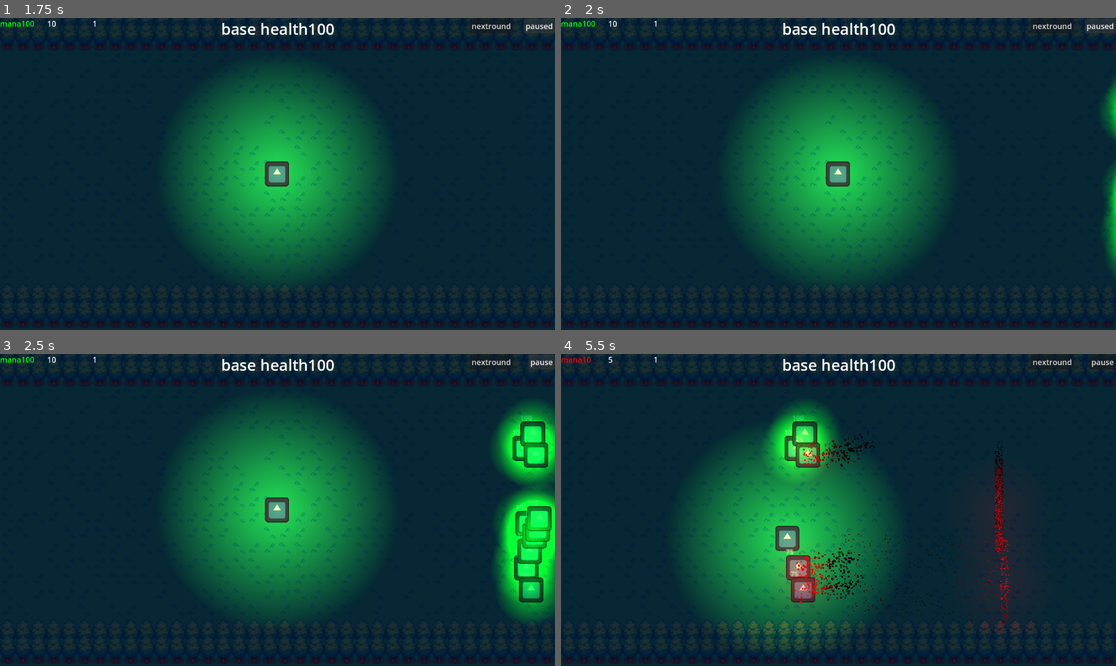
Above: before the commit, frames 1-4 (two rows, left to right).
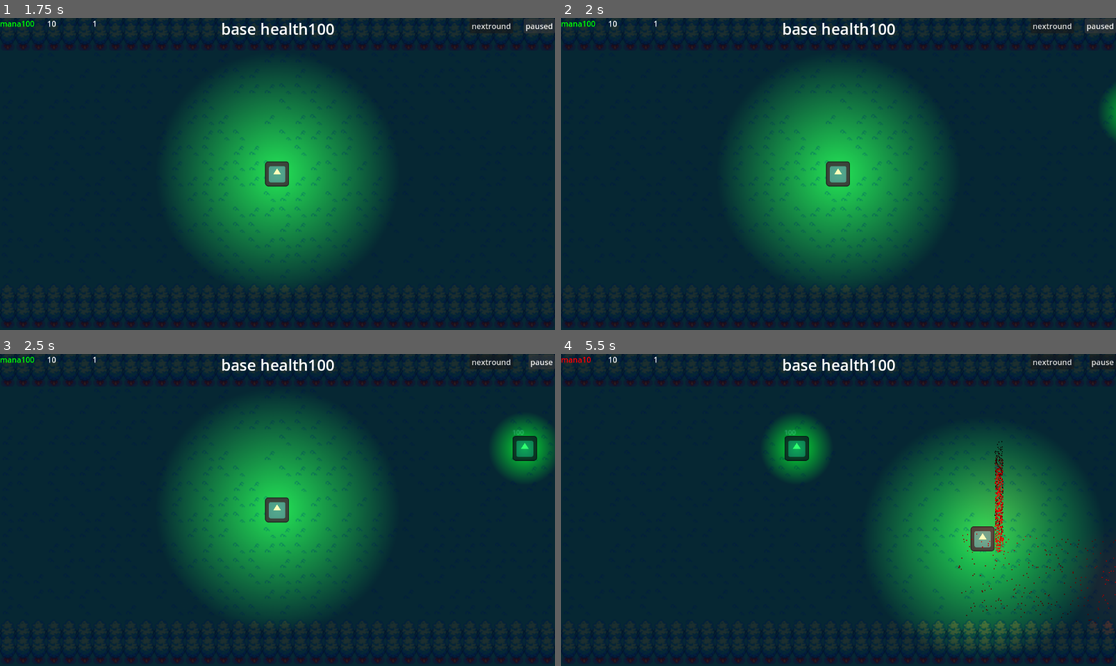
Above: after the commit, the same moments.

Repository: axel-bromee/pirp
Game: Godot game, scene res://scens/map.tscn
Two runs of this game, one before a commit and one after it. Both use one fixed random seed, a clock stepped at 60 frames per second and the inputs below. The engine's default icon, where the game draws it, is replaced by a stand-in: a white triangle on a blue panel in a dark square.
Inputs (mouse positions are in pixels of both pictures, inside the frame that each line leads up to):
- Up to frame 1 (1.75 s): click "nextround" at 0.5 s; click "Pause" at 1.25 s
- Up to frame 2 (2 s): no input
- Up to frame 3 (2.5 s): click "paused" at 2 s
- Up to frame 4 (5.5 s): move the mouse to (960, 494) at 2.77 s; hold D (right) 2.78-3.53 s; hold Right mouse button (second_shot) 2.78-3.53 s; click (960, 494) at 3.05 s; move the mouse to (727, 525) at 3.52 s; hold S (down) 3.53-4.28 s; click (727, 525) at 3.6 s; right-click (727, 525) at 3.8 s; move the mouse to (894, 441) at 4.27 s; hold D (right) 4.28-5.03 s; hold Right mouse button (second_shot) 4.28-5.03 s; click (894, 441) at 4.55 s; move the mouse to (810, 572) at 5.02 s; hold W (up) from 5.03 s (still down); click (810, 572) at 5.1 s; right-click (810, 572) at 5.3 s

Frame 1 is identical in both runs. In frame 2, 0.7% of the frame differs, in the area x 97-100%, y 19-82%; in frame 3, 6.2%; in frame 4, 40%, in the area x 8-100%, y 0-94%.

Commit message:
card and bos and shit

Diff:
--- a/scens/base.tscn
+++ b/scens/base.tscn
@@ -7,6 +7,7 @@
 height = 348.0
 
 [node name="base" type="Area2D"]
+collision_layer = 2
 script = ExtResource("1_bq5xo")
 
 [node name="hitbox" type="CollisionShape2D" parent="."]
--- a/scens/bullet.tscn
+++ b/scens/bullet.tscn
@@ -12,6 +12,7 @@
 colors = PackedColorArray(1, 1, 1, 1, 0.313333, 0.313333, 0.313333, 1, 0, 0, 0, 1)
 
 [node name="bullet" type="Area2D"]
+collision_layer = 2
 script = ExtResource("1_y78bo")
 
 [node name="Sprite2D" type="Sprite2D" parent="."]
--- a/scens/card.tscn
+++ b/scens/card.tscn
@@ -55,10 +55,10 @@
 anchor_top = 0.5
 anchor_right = 0.5
 anchor_bottom = 0.5
-offset_left = -123.0
-offset_top = 55.65
-offset_right = 123.0
-offset_bottom = 139.65
+offset_left = -103.0
+offset_top = 49.0
+offset_right = 102.0
+offset_bottom = 150.0
 grow_horizontal = 2
 grow_vertical = 2
 text = "this is an upgrade car it will chose one and it will make your charecter stronger"
--- a/scens/fire_wall.tscn
+++ b/scens/fire_wall.tscn
@@ -10,6 +10,7 @@
 colors = PackedColorArray(1, 1, 1, 1, 0, 0, 0, 1)
 
 [node name="fire wall" type="Area2D"]
+collision_layer = 2
 script = ExtResource("1_prufm")
 
 [node name="CollisionShape2D" type="CollisionShape2D" parent="."]
--- a/scens/goblin.tscn
+++ b/scens/goblin.tscn
@@ -27,6 +27,7 @@
 shape = SubResource("RectangleShape2D_wlaj0")
 
 [node name="hitbox" type="Area2D" parent="."]
+collision_mask = 2
 
 [node name="CollisionShape2D" type="CollisionShape2D" parent="hitbox"]
 shape = SubResource("CircleShape2D_rx6af")
--- a/scens/map.tscn
+++ b/scens/map.tscn
@@ -280,7 +280,7 @@
 position = Vector2(450, 0)
 
 [node name="base" parent="." instance=ExtResource("3_1qhvb")]
-position = Vector2(-312, -1)
+position = Vector2(-311, 0)
 
 [node name="enemies" type="Node2D" parent="."]
 
--- a/scens/orc.tscn
+++ b/scens/orc.tscn
@@ -22,6 +22,7 @@
 shape = SubResource("RectangleShape2D_76f87")
 
 [node name="hitbox" type="Area2D" parent="."]
+collision_mask = 2
 
 [node name="CollisionShape2D" type="CollisionShape2D" parent="hitbox"]
 shape = SubResource("CircleShape2D_5ns43")
--- a/scripts/bullet.gd
+++ b/scripts/bullet.gd
@@ -4,7 +4,7 @@
 var bullet_direction = Vector2.ZERO
 # Called when the node enters the scene tree for the first time.
 func _ready():
-	bullet_direction = (Vector2.RIGHT).normalized()
+	pass
 
 # Called every frame. 'delta' is the elapsed time since the previous frame.
 func _process(delta):
--- a/scripts/card.gd
+++ b/scripts/card.gd
@@ -6,12 +6,12 @@
 var rando_card
 
 func _ready():
-	rando_card = 0#randi_range(0,9)
+	rando_card = randi_range(0,1)
 	match rando_card:
 		0:
 			common_card_mana_vis()
 		1:
-			pass
+			uncommon_spread_shot_vis()
 		2:
 			pass
 		3:
@@ -34,7 +34,7 @@
 		0:
 			common_card_mana()
 		1:
-			pass
+			uncommon_spread_shot()
 		2:
 			pass
 		3:
@@ -53,9 +53,15 @@
 			pass
 	for child in get_parent().get_children():
 		child.queue_free()
+
 func common_card_mana_vis():
 	upgrade_card.text = "common mana card"
 	description.text = "this card increses your max mana by 25"
-
 func common_card_mana():
 	character_body_2d.max_mana += 25
+
+func uncommon_spread_shot_vis():
+	upgrade_card.text = "uncommon spred shot"
+	description.text = "this card makes you shot 2 aditional bullets "
+func uncommon_spread_shot():
+	character_body_2d.spread_shot = true
--- a/scripts/charecter.gd
+++ b/scripts/charecter.gd
@@ -16,6 +16,9 @@
 var fire_rate = 1
 var can_fire = true
 var damage_modifier = 0
+var spread_shot = false
+var mana_bullet_cost = 0
+var mana_wall_cost = 0
 
 func _ready():
 	pass
@@ -33,9 +36,9 @@
 	else:
 		label_mana.label_settings.font_color = Color(0,1,0)
 
-	if Input.is_action_pressed("shot") and can_fire and mana >= 10 and !is_mouse_over_ui():
+	if Input.is_action_pressed("shot") and can_fire and mana >= mana_bullet_cost and !is_mouse_over_ui():
 		shot()
-	if Input.is_action_pressed("second_shot") and can_fire and mana >= 50:
+	if Input.is_action_pressed("second_shot") and can_fire and mana >= mana_wall_cost:
 		second_shot()
 
 	move_and_slide()
@@ -44,18 +47,50 @@
 	return get_viewport().gui_get_hovered_control() != null
 
 func shot():
-	mana -= 10
-	can_regen = false
-	can_fire = false
-	var bullet = bullet_sceen.instantiate()
-	bullet.position = position
-	bullet.damage += damage_modifier
-	get_parent().add_child(bullet)
-	fire_coldown.start(fire_rate)
-	mana_coldown.start(regen_time)
+	if spread_shot == false:
+		damage_modifier = 50
+		mana_bullet_cost = 10
+		mana -= mana_bullet_cost
+		can_regen = false
+		can_fire = false
+		var bullet = bullet_sceen.instantiate()
+		bullet.position = position
+		bullet.damage = damage_modifier
+		bullet.bullet_direction = (Vector2.RIGHT).normalized()
+		get_parent().add_child(bullet)
+		fire_coldown.start(fire_rate)
+		mana_coldown.start(regen_time)
+	elif spread_shot == true:
+		mana_bullet_cost = 20
+		damage_modifier = 50
+		mana -= mana_bullet_cost
+		can_regen = false
+		can_fire = false
+
+		var bullet1 = bullet_sceen.instantiate()
+		bullet1.position = position
+		bullet1.damage = damage_modifier
+		bullet1.bullet_direction = (Vector2.RIGHT).normalized()
+		get_parent().add_child(bullet1)
+
+		var bullet2 = bullet_sceen.instantiate()
+		bullet2.position = position
+		bullet2.damage = damage_modifier * 0.5
+		bullet2.bullet_direction = (Vector2(5,-1)).normalized()
+		get_parent().add_child(bullet2)
+
+		var bullet3 = bullet_sceen.instantiate()
+		bullet3.position = position
+		bullet3.damage = damage_modifier * 0.5
+		bullet3.bullet_direction = (Vector2(5,1)).normalized()
+		get_parent().add_child(bullet3)
+
+		fire_coldown.start(fire_rate)
+		mana_coldown.start(regen_time)
 
 func second_shot():
-	mana -= 50
+	mana_wall_cost = 50
+	mana -= mana_wall_cost
 	can_regen = false
 	can_fire = false
 	var fire_wall = Fire_wall_sceen.instantiate()
--- a/scripts/goblin.gd
+++ b/scripts/goblin.gd
@@ -5,13 +5,9 @@
 @onready var cpu_particles_2d: CPUParticles2D = $CPUParticles2D
 @onready var ivincebilyt_frames: Timer = $ivincebilyt_frames
 
-static var dead_goblins = 0
-
 var speed = 100
 var health = 100
 var damage = 25
-
-var can_take_damage = true
 var direction = Vector2.ZERO
 var burn_damage = 0
 var burn_time = 0
@@ -35,14 +31,12 @@
 
 
 func _on_hitbox_area_entered(area: Area2D):
-	if "burn" in area and can_take_damage:
+	if "burn" in area:
 		burn_damage = area.get("damage")
 		burn_time = area.get("burn")
 		burn()
-	elif "damage" in area and can_take_damage:
+	elif "damage" in area:
 		health -= area.damage
-		can_take_damage = false
-		ivincebilyt_frames.start()
 
 func burn():
 	burning = true
@@ -52,9 +46,4 @@
 	burning = false
 
 func kill():
-	dead_goblins += 1
 	queue_free()
-
-
-func _on_ivincebilyt_frames_timeout():
-	can_take_damage = true
--- a/scripts/orc.gd
+++ b/scripts/orc.gd
@@ -5,9 +5,11 @@
 var health = 300
 var direction_change = 1
 var direction_mode = "down"
-
+var damage = 25
 var direction = Vector2.ZERO
-
+var burn_damage = 0
+var burn_time = 0
+var burning = false
 func _ready():
 	pass
 
@@ -31,7 +33,19 @@
 
 
 func _on_hitbox_area_entered(area: Area2D):
-	health -= 50
+	if "burn" in area:
+		burn_damage = area.get("damage")
+		burn_time = area.get("burn")
+		burn()
+	elif "damage" in area:
+		health -= area.damage
+
+func burn():
+	burning = true
+	for i in range(burn_time):
+		await get_tree().create_timer(0.5).timeout
+		health -= burn_damage
+	burning = false
 
 func kill():
 	queue_free()
--- a/scripts/spawner.gd
+++ b/scripts/spawner.gd
@@ -1,6 +1,6 @@
 extends Marker2D
 @onready var goblin_sceen = preload("res://scens/goblin.tscn")
-@onready var Goblin_script = preload("res://scripts/goblin.gd")
+@onready var orc_sceen = preload("res://scens/orc.tscn")
 @onready var CARD = preload("res://scens/card.tscn")
 @onready var pause_button: Button = $"../CanvasLayer/PauseButton"
 @onready var label_round: Label = $"../CanvasLayer/round"
@@ -12,10 +12,16 @@
 
 var rounds = 0
 var round_clear = false
+
 var goblins_extra = 0
 var goblin_amount = 0
 var goblins_left = 0
-var spawn_interval = 0
+
+var orc_amount = 0
+var orc_left = 0
+var orc_extra = 0
+
+var spawn_interval = 5
 
 func _ready():
 	pass
@@ -24,12 +30,18 @@
 func _process(delta):
 	label_goblins.text = str(goblins_left + get_parent().get_node("enemies").get_child_count())
 	label_round.text = str(rounds)
-	if goblins_left + get_parent().get_node("enemies").get_child_count() == 0 and rounds % 1 == 0 and round_clear == true:
+	if goblins_left + orc_left + get_parent().get_node("enemies").get_child_count() == 0 and rounds % 1 == 0 and round_clear == true:
 		round_finished()
 
 func next_round():
-		round_clear = true
-		rounds += 1
+	round_clear = true
+	rounds += 1
+	if rounds == 2:
+		orc_extra += 1
+		orc_amount = orc_extra
+		orc_left = orc_amount
+		spawn_orc()
+	else:
 		goblins_extra += 5
 		goblin_amount = 5 + goblins_extra
 		goblins_left = goblin_amount
@@ -43,6 +55,15 @@
 		rand_x = randi_range(-100,100)
 		goblin.position = position + Vector2(rand_y,rand_x)
 		get_parent().get_node("enemies").add_child(goblin)
+		await get_tree().create_timer(spawn_interval).timeout
+func spawn_orc():
+	for i in range(orc_amount):
+		orc_left -= 1
+		var orc = orc_sceen.instantiate()
+		rand_y = randi_range(-0,0)
+		rand_x = randi_range(-100,100)
+		orc.position = position + Vector2(rand_y,rand_x)
+		get_parent().get_node("enemies").add_child(orc)
 		await get_tree().create_timer(spawn_interval).timeout
 
 func round_finished():
